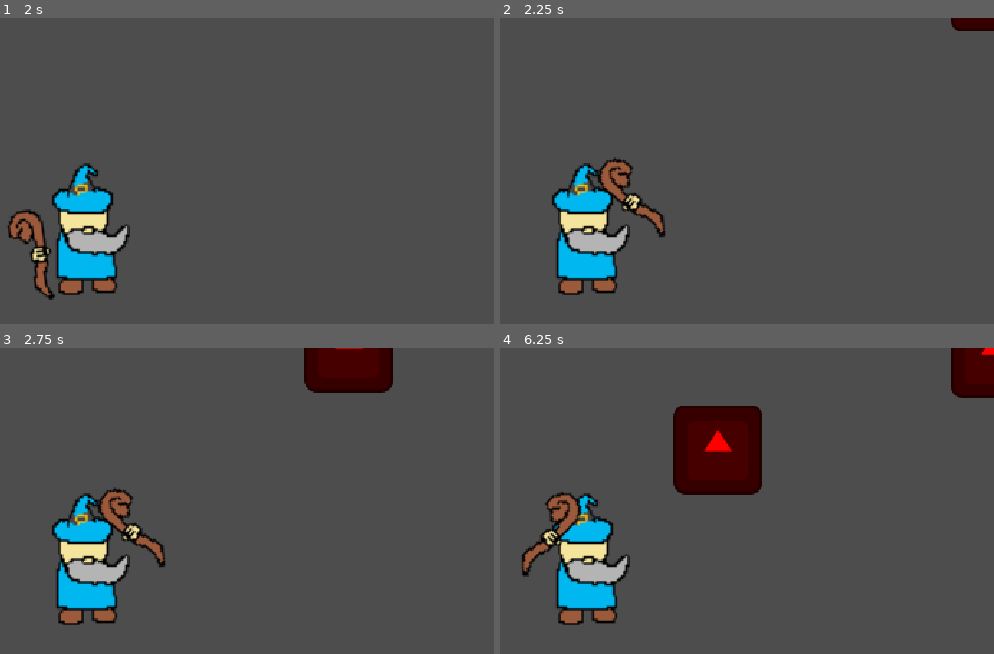
Above: before the commit, frames 1-4 (two rows, left to right).
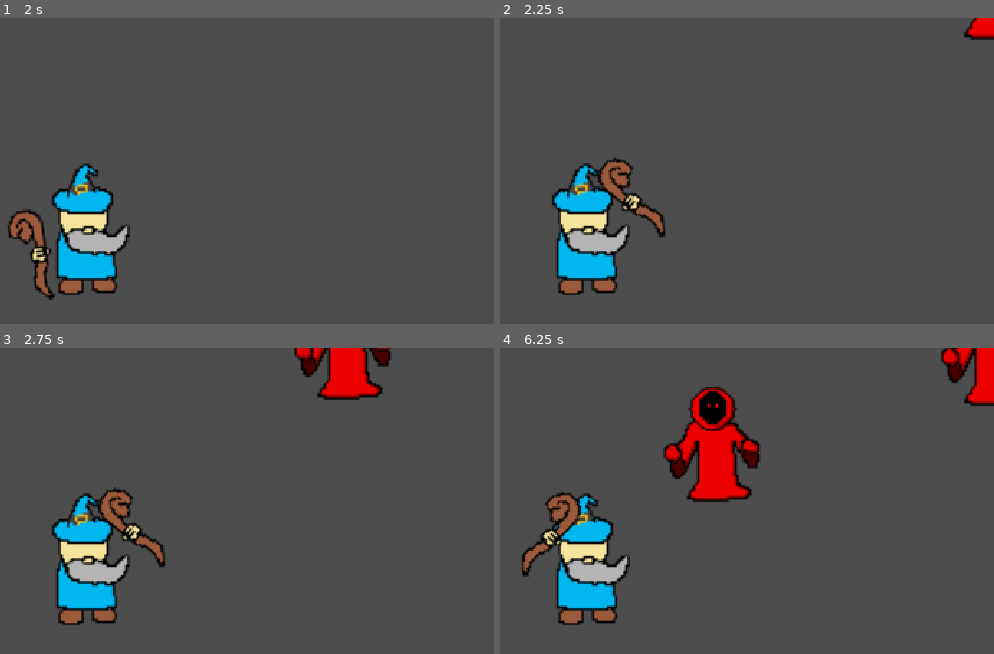
Above: after the commit, the same moments.

Repository: LeyuDing/SteelHacks2026
Game: Godot game, scene res://Scenes/main_scene.tscn
Same seed, same stepped clock (60 frames per second), same inputs: the game is played once before the commit and once after it. The engine's default icon, where the game draws it, is replaced by a stand-in: a white triangle on a blue panel in a dark square.
Inputs (mouse positions are in pixels of both pictures, inside the frame that each line leads up to):
- Up to frame 1 (2 s): tap Enter at 0.5 s; move the mouse to (271, 219) at 0.52 s; hold Right (ui_right) 0.53-1.28 s; tap Space at 1.25 s; move the mouse to (outside the picture) at 1.27 s; hold Down (ui_down) from 1.28 s (still down)
- Up to frame 2 (2.25 s): tap Enter at 2 s; move the mouse to (672, 143) at 2.02 s; release Down (ui_down) at 2.03 s; hold Right (ui_right) from 2.03 s (still down)
- Up to frame 3 (2.75 s): keep holding Right (ui_right)
- Up to frame 4 (6.25 s): move the mouse to (outside the picture) at 2.77 s; release Right (ui_right) at 2.78 s; hold Up (ui_up) 2.78-3.53 s; move the mouse to (835, 641) at 3.52 s; hold Left (ui_left) 3.53-5.03 s; move the mouse to (outside the picture) at 4.27 s; move the mouse to (633, 574) at 5.02 s; hold Down (ui_down) 5.03-5.78 s; move the mouse to (outside the picture) at 5.77 s; hold Right (ui_right) from 5.78 s (still down)

Frame 1 is identical in both runs. In frame 2, 0.5% of the frame differs, in the area x 91-100%, y 0-8%; in frame 3, 2.7%; in frame 4, 6.9%, in the area x 32-100%, y 0-51%.

Commit message:
One singular comment

Diff:
--- a/Scenes/test_enemy.tscn
+++ b/Scenes/test_enemy.tscn
@@ -1,7 +1,7 @@
 [gd_scene format=3 uid="uid://bwacg5k2wg75x"]
 
 [ext_resource type="Script" uid="uid://bfrdlo5ful057" path="res://Scenes/test_enemy.gd" id="1_bs22l"]
-[ext_resource type="Texture2D" uid="uid://528og3rokxnr" path="res://icon.svg" id="1_r1vdb"]
+[ext_resource type="Texture2D" uid="uid://bm4sshy325wyf" path="res://Assets/wizard/shadow_wiz_red.png" id="2_bs22l"]
 
 [sub_resource type="CircleShape2D" id="CircleShape2D_ia7du"]
 
@@ -14,7 +14,8 @@
 shape = SubResource("CircleShape2D_ia7du")
 
 [node name="Sprite2D" type="Sprite2D" parent="." unique_id=2084111486]
-texture = ExtResource("1_r1vdb")
+scale = Vector2(3, 3)
+texture = ExtResource("2_bs22l")
 
 [node name="NavigationAgent2D" type="NavigationAgent2D" parent="." unique_id=1524955471]
 
Not shown, added: Assets/wizard/shadow_wiz_red.png.import
